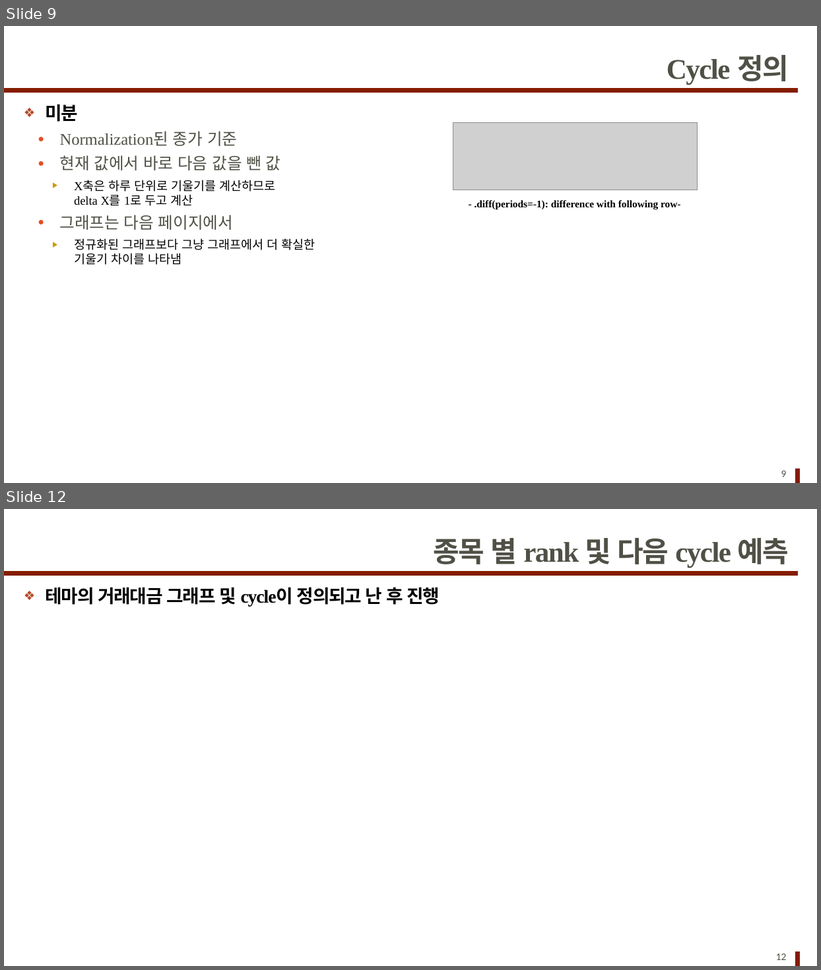
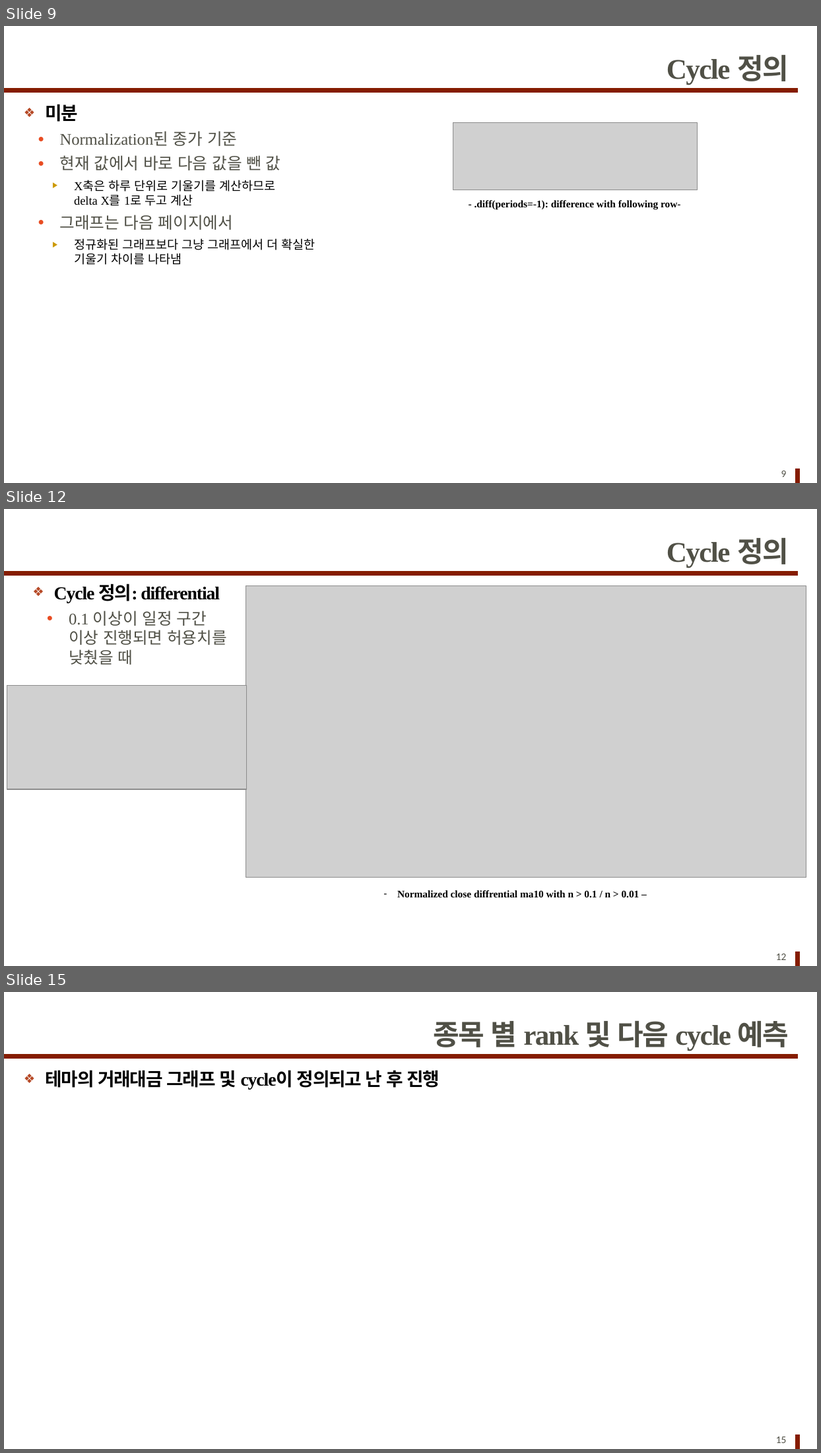
Before and after one commit to pathofexile7777/stock_cycle_prediction, a slide deck: 현황.pptx. Shown one above the other, each under a label of ours: slides 9 and 12 before the commit, slides 9, 12 and 15 after it; the slides between them are not shown. The pictures are 821x970 and 821x1453 pixels, drawn with LibreOffice and Linux fonts; fonts in the diff are those of the drawing; grey boxes stand for pictures. Boxes give left, top, right and bottom in pixels: in the first picture for what was removed or moved away, otherwise in the second. Text is boxed around its words. In the diff, an @@ line names an element or a change of style, - is before the commit and + after.

```diff
--- a/현황.pptx
+++ b/현황.pptx
@@ slide 12 added at (4, 509, 817, 966), background #FFFFFF; not listed: 2 template elements that a slide beside it also shows @@
@@ title added at (667, 538, 789, 568), 28 pt, text #505046, bold @@
+Cycle 정의
@@ text added at (54, 584, 226, 665), 16 pt, text #505046 @@
+❖ Cycle 정의: differential
+  ● 0.1 이상이 일정 구간
+    이상 진행되면 허용치를
+    낮췄을 때
@@ picture added at (246, 586, 807, 878) @@
@@ picture added at (7, 686, 247, 790) @@
@@ text added at (397, 890, 640, 898), 10 pt, text #000000, bold @@
+– Normalized close diffrential ma10 with n > 0.1 / n > 0.01 –
@@ page number added at (776, 954, 787, 960), 10 pt, text #505046 @@
+12
@@ what was slide 12 is now slide 15 @@
@@ page number at (776, 1437, 787, 1443): text changed @@
-12
+15
```
Also in this commit, not shown: 2 slides changed, 2 other slides added, 11 other files.
